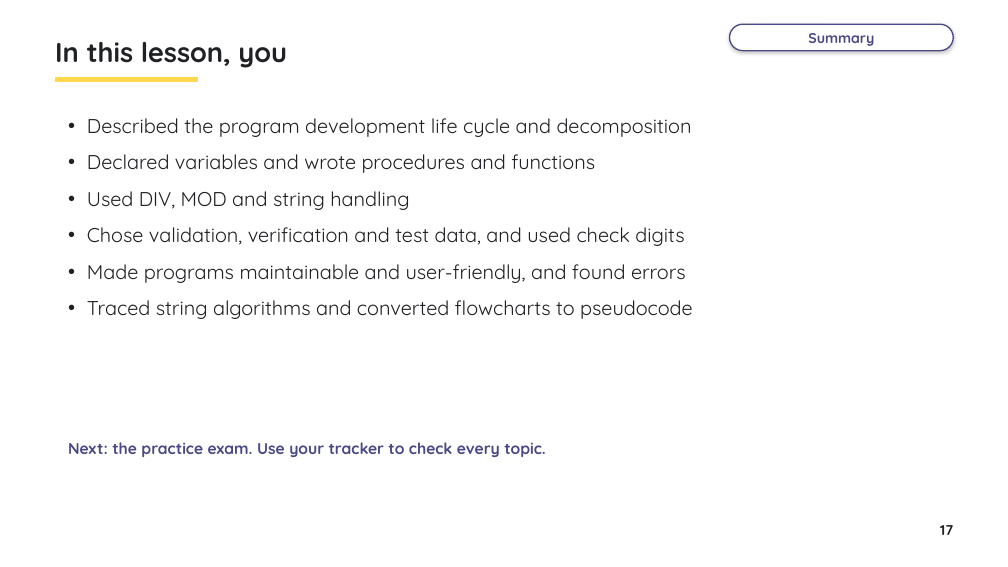
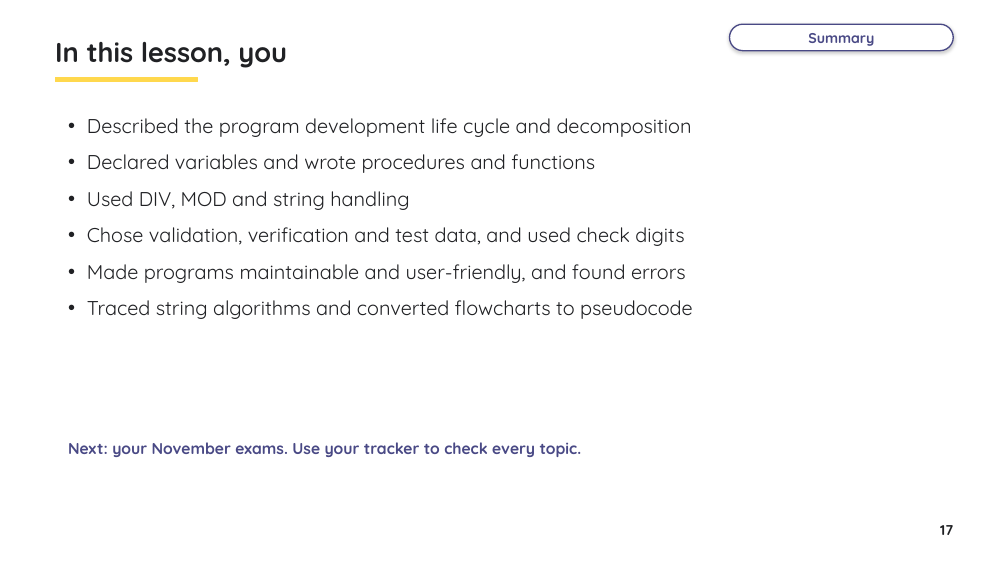
Before and after one commit to myk-sh/cs-lessons, a slide deck: slide 17 of 0478 P2/Revision 4 Algorithms and Programming/Y11_0478_Revision_4_-_Algorithms_and_Programming.pptx. Drawn at 1008x567 pixels with LibreOffice and Linux fonts; fonts in the diff are those of the drawing. Boxes give left, top, right and bottom in pixels: in the first picture for what was removed or moved away, otherwise in the second. Text is boxed around its words. In the diff, an @@ line names an element or a change of style, - is before the commit and + after.

```diff
--- a/0478 P2/Revision 4 Algorithms and Programming/Y11_0478_Revision_4_-_Algorithms_and_Programming.pptx
+++ b/0478 P2/Revision 4 Algorithms and Programming/Y11_0478_Revision_4_-_Algorithms_and_Programming.pptx
@@ text at [68,442,582,457]: text changed @@
-Next: the practice exam. Use your tracker to check every topic.
+Next: your November exams. Use your tracker to check every topic.
```
Also in this commit, not shown: 16 other files.
